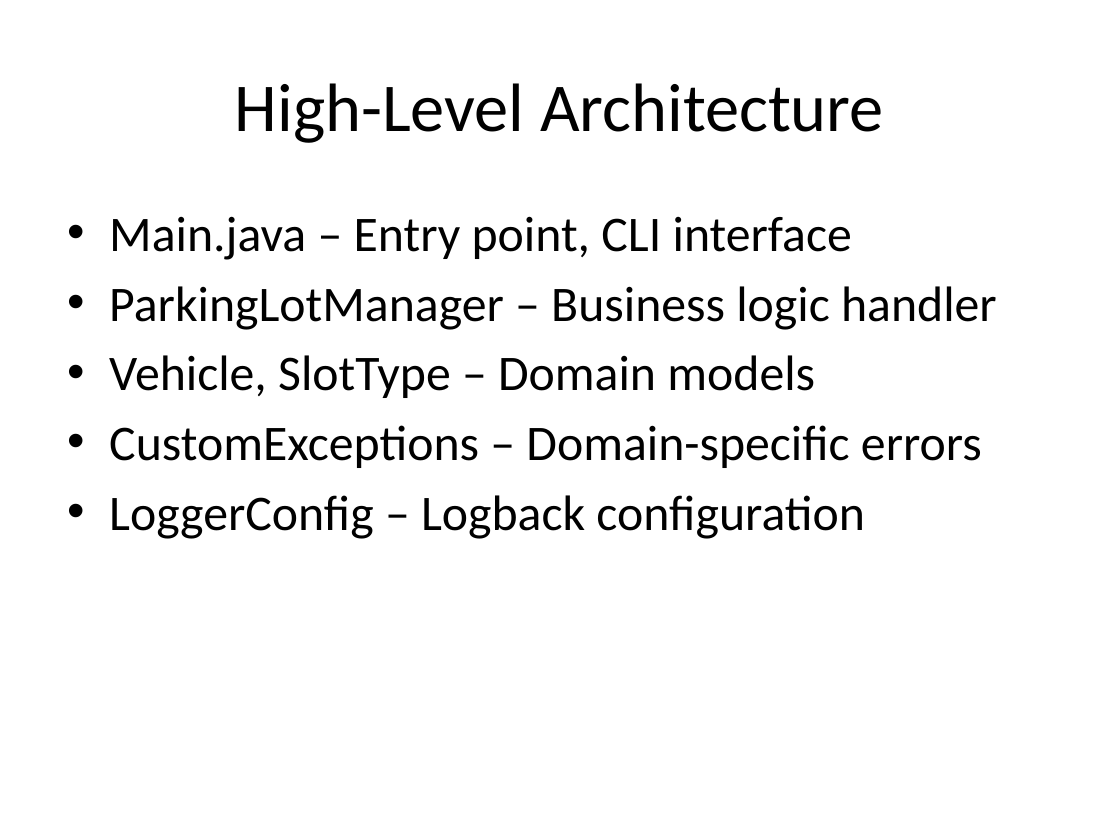
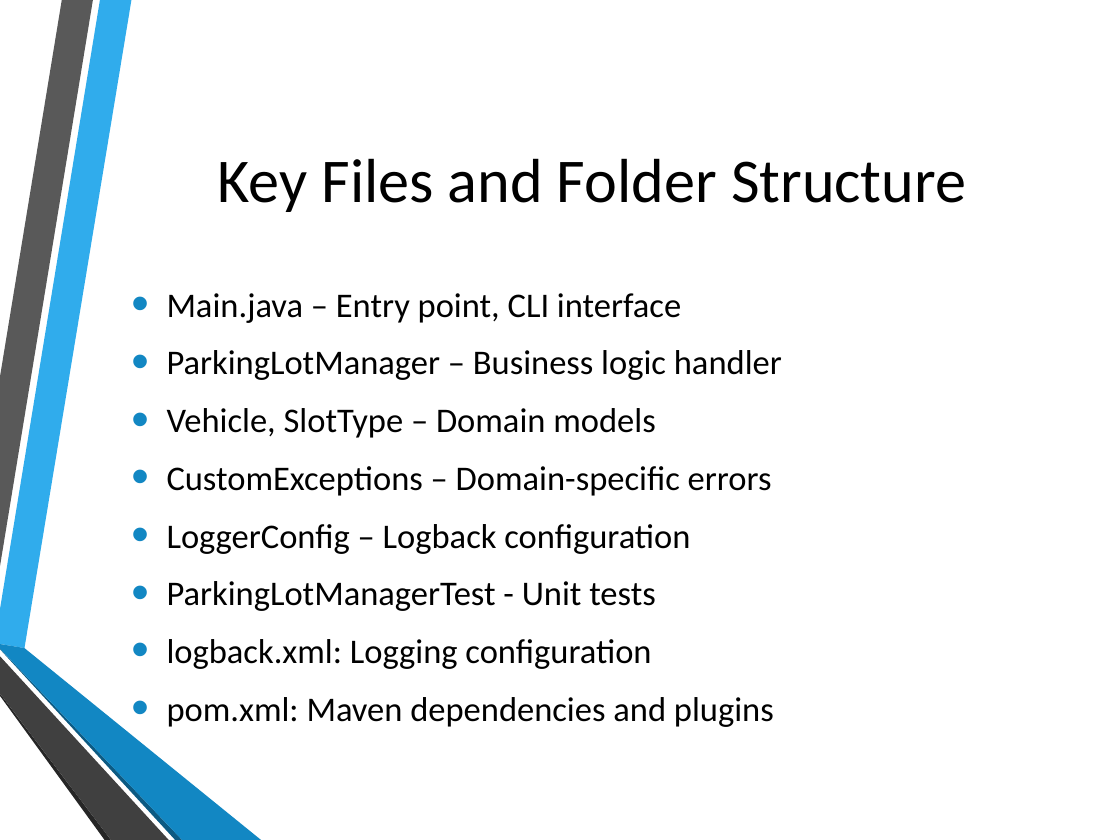
Before and after one commit to PradyumnaD2999/ParkingLotApp, a slide deck: slide 4 of presentation/ParkingLotApp.pptx. Drawn at 1120x840 pixels with LibreOffice and Linux fonts; fonts in the diff are those of the drawing; background and template pictures are left out. Boxes give left, top, right and bottom in pixels: in the first picture for what was removed or moved away, otherwise in the second. Text is boxed around its words. In the diff, an @@ line names an element or a change of style, - is before the commit and + after.

```diff
--- a/presentation/ParkingLotApp.pptx
+++ b/presentation/ParkingLotApp.pptx
@@ title at (218, 158, 966, 212): text changed; size 44 to 40 pt @@
-High-Level Architecture
+Key Files and Folder Structure
@@ text "Main.java – Entry point, CLI ...": place and size @@
-text "Main.java – Entry point, CLI ..." at (109, 216, 997, 539)
+text "Main.java – Entry point, CLI ..." at (167, 293, 782, 727)
@@ text "Main.java – Entry point, CLI ..." at (167, 293, 782, 727): vertical alignment top to middle @@
@@ text at (167, 293, 782, 554): size 32 to 22.2 pt in "Main.java – Entry point, CLI interface", "ParkingLotManager – Business logic handler", "Vehicle, SlotType – Domain models", "CustomExceptions – Domain-specific errors" and 1 more places; indent changed; more space between paragraphs @@
@@ text at (167, 581, 774, 727): paragraphs added @@
+• ParkingLotManagerTest - Unit tests
+• logback.xml: Logging configuration
+• pom.xml: Maven dependencies and plugins
@@ group added at (0, 0, 261, 840): 6 freeform shapes @@
```
Also in this commit, not shown: 11 other slides changed, 3 slides added, 1 other file.
